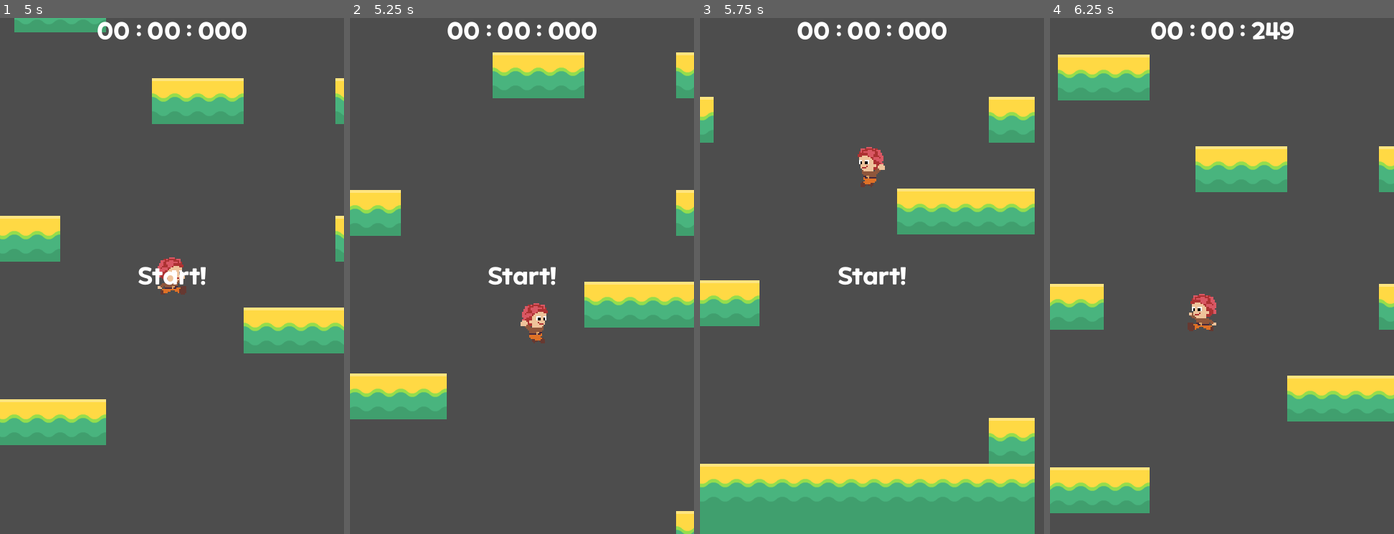
Above: before the commit, frames 1-4 (left to right).
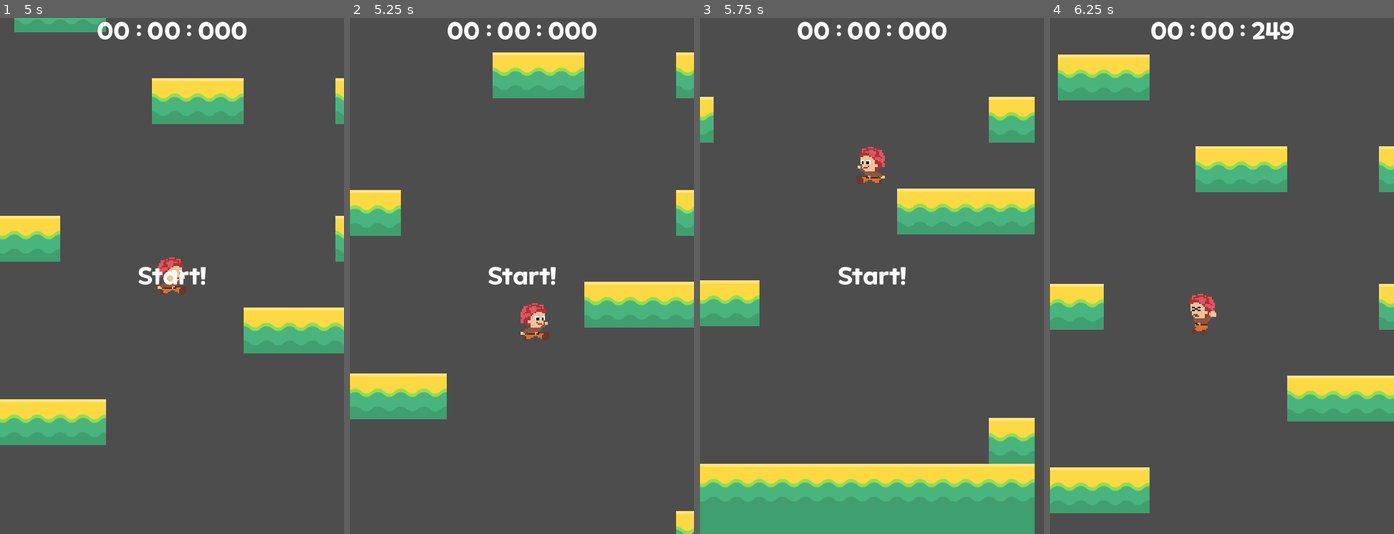
Above: after the commit, the same moments.

Repository: sigmarion1/turn-and-jump
Game: Godot game, scene res://stage.tscn
Two runs of this game, one before a commit and one after it. Both use one fixed random seed, a clock stepped at 60 frames per second and the inputs below.
Inputs:
- Up to frame 1 (5 s): tap Enter at 0.5 s; hold Space (jump) 0.53-1.28 s; hold Right (move_right) 0.53-2.03 s; tap Space (jump) at 1.35, 1.52, 1.82, 2, 2.85, 3.02, 3.32, 3.5, 4.35, 4.52, 4.82 s; hold Left (move_left) 2.03-2.78 s; hold Space (jump) 2.03-2.78 s; hold Right (move_right) 2.78-4.28 s; hold Space (jump) 3.53-4.28 s; hold Left (move_left) from 4.28 s (still down)
- Up to frame 2 (5.25 s): release Left (move_left) at 5.03 s; hold Right (move_right) from 5.03 s (still down); hold Space (jump) from 5.03 s (still down)
- Up to frame 3 (5.75 s): keep holding Right (move_right); keep holding Space (jump)
- Up to frame 4 (6.25 s): release Right (move_right) at 5.78 s; release Space (jump) at 5.78 s; hold Left (move_left) from 5.78 s (still down); tap Space (jump) at 5.85, 6.02 s

Frame 1 is identical in both runs. In frame 2, 0.2% of the frame differs, in the area x 49-58%, y 55-64%; in frame 3, 0.2%; in frame 4, 0.3%, in the area x 40-49%, y 53-62%.

Commit message:
add ouch animation

Diff:
--- a/character.gd
+++ b/character.gd
@@ -11,7 +11,7 @@
 
 # Called when the node enters the scene tree for the first time.
 func _ready():
-	pass
+	$AnimatedSprite2D.animation = "walk"
 
 
 # Called every frame. 'delta' is the elapsed time since the previous frame.
@@ -30,44 +30,48 @@
 ##		velocity = velocity.normalized() * speed
 ##		$AnimatedSprite2D.play()
 ##	else:
-##		$AnimatedSprite2D.stop()
+###		$AnimatedSprite2D.stop()
+##
+##	if velocity.length() > 0:
+##		motion_ve = velocity.normalized() * speed
+##
+##	move_and_slide()
+###
+###	position += velocity * delta * 100
+###	print(position)
+##
+#func get_input(delta):
+#	var input_velocity = Vector2.ZERO # The player's movement vector.
+#
+#	if Input.is_action_pressed("move_right"):
+#		input_velocity.x += speed * delta
+#	elif Input.is_action_pressed("move_left"):
+#		input_velocity.x -= speed * delta
+#	else:
+#		input_velocity.x = 0
+#
+#
+#	if Input.is_action_pressed("move_up") and is_on_floor():
+#		input_velocity.y = -jump_force
+#		$AnimatedSprite2D.animation = "walk"
+#
+#	input_velocity.y += GRAVITY * delta
+#
+#	if is_on_ceiling():
+#		$AnimatedSprite2D.animation = "ouch"
+#
+#	velocity = input_velocity
+#	print(velocity)
+#
 #
 #	if velocity.length() > 0:
-#		motion_ve = velocity.normalized() * speed
-#
-#	move_and_slide()
-##
-##	position += velocity * delta * 100
-##	print(position)
-#
-func get_input(delta):
-	var input_velocity = Vector2.ZERO # The player's movement vector.
-
-	if Input.is_action_pressed("move_right"):
-		input_velocity.x += speed * delta
-	elif Input.is_action_pressed("move_left"):
-		input_velocity.x -= speed * delta
-	else:
-		input_velocity.x = 0
-
-
-	if Input.is_action_pressed("move_up") and is_on_floor():
-		input_velocity.y = -jump_force
-
-	input_velocity.y += GRAVITY * delta
-
-	velocity = input_velocity
-	print(velocity)
-
-
-	if velocity.length() > 0:
-		$AnimatedSprite2D.play()
-		if velocity.x > 0:
-			$AnimatedSprite2D.flip_h = false
-		elif velocity.x < 0:
-			$AnimatedSprite2D.flip_h = true
-	else:
-		$AnimatedSprite2D.stop()
+#		$AnimatedSprite2D.play()
+#		if velocity.x > 0:
+#			$AnimatedSprite2D.flip_h = false
+#		elif velocity.x < 0:
+#			$AnimatedSprite2D.flip_h = true
+#	else:
+#		$AnimatedSprite2D.stop()
 
 
 func _physics_process(delta):
@@ -81,6 +85,8 @@
 	else:
 		velocity.x -= speed * delta
 
+	if is_on_ceiling():
+		$AnimatedSprite2D.animation = "ouch"
 
 
 	if not is_on_floor():
@@ -89,10 +95,10 @@
 	if Input.is_action_pressed("jump") and is_on_floor():
 		velocity.y = jump_force
 		is_right = !is_right
+		$AnimatedSprite2D.animation = "walk"
 
 
-	if is_active:
-		move_and_slide()
+	move_and_slide()
 
 	velocity.x = lerp(velocity.x, 0.0, 0.2)
 
@@ -110,6 +116,7 @@
 		self.position.y = 0
 
 
+
 #	get_input(delta)
 #	move_and_slide()
 
--- a/character.tscn
+++ b/character.tscn
@@ -1,10 +1,19 @@
-[gd_scene load_steps=7 format=3 uid="uid://dvd2uhqlgvu"]
+[gd_scene load_steps=10 format=3 uid="uid://dvd2uhqlgvu"]
 
 [ext_resource type="Texture2D" uid="uid://cy420xlsylhmw" path="res://character.png" id="1_1g1jq"]
 [ext_resource type="Script" path="res://character.gd" id="1_7hn38"]
+[ext_resource type="Texture2D" uid="uid://cjka2ac5pj2jn" path="res://character_ouch.png" id="2_jvo4c"]
 
 [sub_resource type="RectangleShape2D" id="RectangleShape2D_82m0a"]
 size = Vector2(30, 50)
+
+[sub_resource type="AtlasTexture" id="AtlasTexture_7jx6h"]
+atlas = ExtResource("2_jvo4c")
+region = Rect2(0, 0, 32, 32)
+
+[sub_resource type="AtlasTexture" id="AtlasTexture_eblbx"]
+atlas = ExtResource("2_jvo4c")
+region = Rect2(32, 0, 32, 32)
 
 [sub_resource type="AtlasTexture" id="AtlasTexture_u3sti"]
 atlas = ExtResource("1_1g1jq")
@@ -16,6 +25,17 @@
 
 [sub_resource type="SpriteFrames" id="SpriteFrames_68w0n"]
 animations = [{
+"frames": [{
+"duration": 1.0,
+"texture": SubResource("AtlasTexture_7jx6h")
+}, {
+"duration": 1.0,
+"texture": SubResource("AtlasTexture_eblbx")
+}],
+"loop": true,
+"name": &"ouch",
+"speed": 5.0
+}, {
 "frames": [{
 "duration": 1.0,
 "texture": SubResource("AtlasTexture_u3sti")
@@ -39,3 +59,4 @@
 scale = Vector2(2, 2)
 sprite_frames = SubResource("SpriteFrames_68w0n")
 animation = &"walk"
+frame_progress = 0.830865
--- a/character_tj.gd
+++ /dev/null
@@ -1,103 +0,0 @@
-extends CharacterBody2D
-
-@export var speed = 180
-@export var jump_force = -900
-
-const GRAVITY = 30
-
-
-# Called when the node enters the scene tree for the first time.
-func _ready():
-	pass
-
-
-# Called every frame. 'delta' is the elapsed time since the previous frame.
-#func _process(delta):
-#	var velocity = Vector2.ZERO # The player's movement vector.
-#	if Input.is_action_pressed("move_right"):
-#		velocity.x += 1
-#	if Input.is_action_pressed("move_left"):
-#		velocity.x -= 1
-#	if Input.is_action_pressed("move_down"):
-#		velocity.y += 1
-#	if Input.is_action_pressed("move_up"):
-#		velocity.y -= 1
-##
-##	if velocity.length() > 0:
-##		velocity = velocity.normalized() * speed
-##		$AnimatedSprite2D.play()
-##	else:
-##		$AnimatedSprite2D.stop()
-#
-#	if velocity.length() > 0:
-#		motion_ve = velocity.normalized() * speed
-#
-#	move_and_slide()
-##
-##	position += velocity * delta * 100
-##	print(position)
-#
-func get_input(delta):
-	var input_velocity = Vector2.ZERO # The player's movement vector.
-
-	if Input.is_action_pressed("move_right"):
-		input_velocity.x += speed * delta
-	elif Input.is_action_pressed("move_left"):
-		input_velocity.x -= speed * delta
-	else:
-		input_velocity.x = 0
-
-
-	if Input.is_action_pressed("move_up") and is_on_floor():
-		input_velocity.y = -jump_force
-
-	input_velocity.y += GRAVITY * delta
-
-	velocity = input_velocity
-	print(velocity)
-
-
-	if velocity.length() > 0:
-		$AnimatedSprite2D.play()
-		if velocity.x > 0:
-			$AnimatedSprite2D.flip_h = false
-		elif velocity.x < 0:
-			$AnimatedSprite2D.flip_h = true
-	else:
-		$AnimatedSprite2D.stop()
-
-
-func _physics_process(delta):
-
-	if Input.is_action_pressed("move_right"):
-		velocity.x += speed
-	elif Input.is_action_pressed("move_left"):
-		velocity.x -= speed
-
-	velocity.y += GRAVITY
-	if Input.is_action_pressed("move_up") and is_on_floor():
-		velocity.y = jump_force
-
-
-	move_and_slide()
-
-	velocity.x = lerp(velocity.x, 0.0, 0.2)
-
-	if velocity.length() > 0:
-		$AnimatedSprite2D.play()
-		if velocity.x > 0:
-			$AnimatedSprite2D.flip_h = false
-		elif velocity.x < 0:
-			$AnimatedSprite2D.flip_h = true
-	else:
-		$AnimatedSprite2D.stop()
-
-
-
-#	get_input(delta)
-#	move_and_slide()
-
-#	for i in get_slide_collision_count():
-#		var collision = get_slide_collision(i)
-#		print("I collided with ", collision.get_collider().name)
-#
Not shown, added: Chiptune Victory main.wav.import
Binary file added: character_ouch.aseprite
Binary file added: character_ouch.png
Not shown, added: character_ouch.png.import
Not shown, added: Chiptune Victory main.wav
